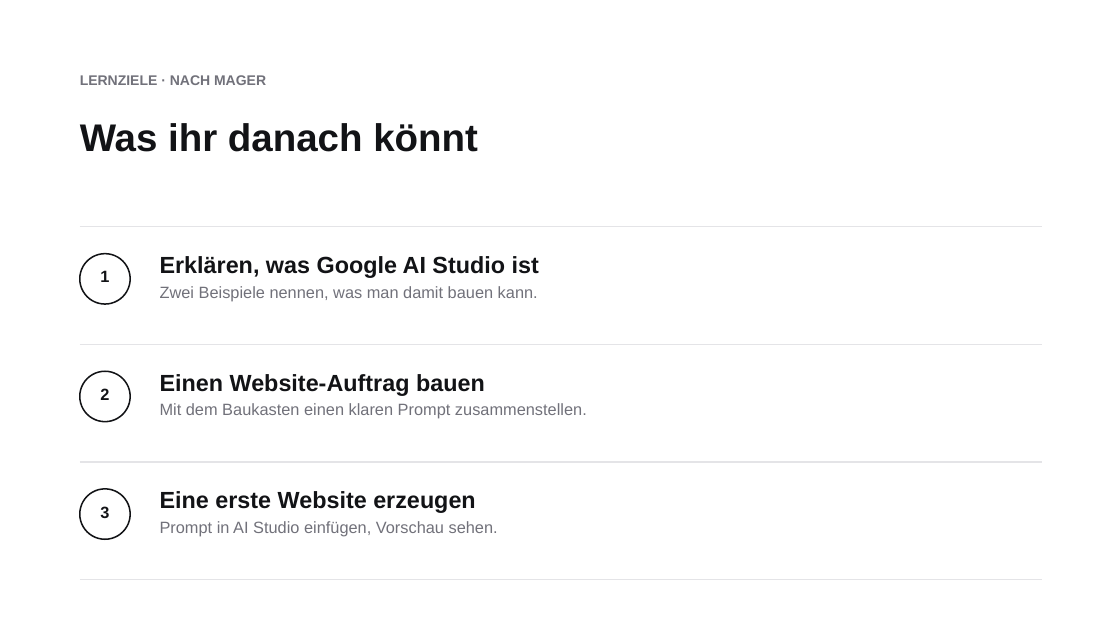
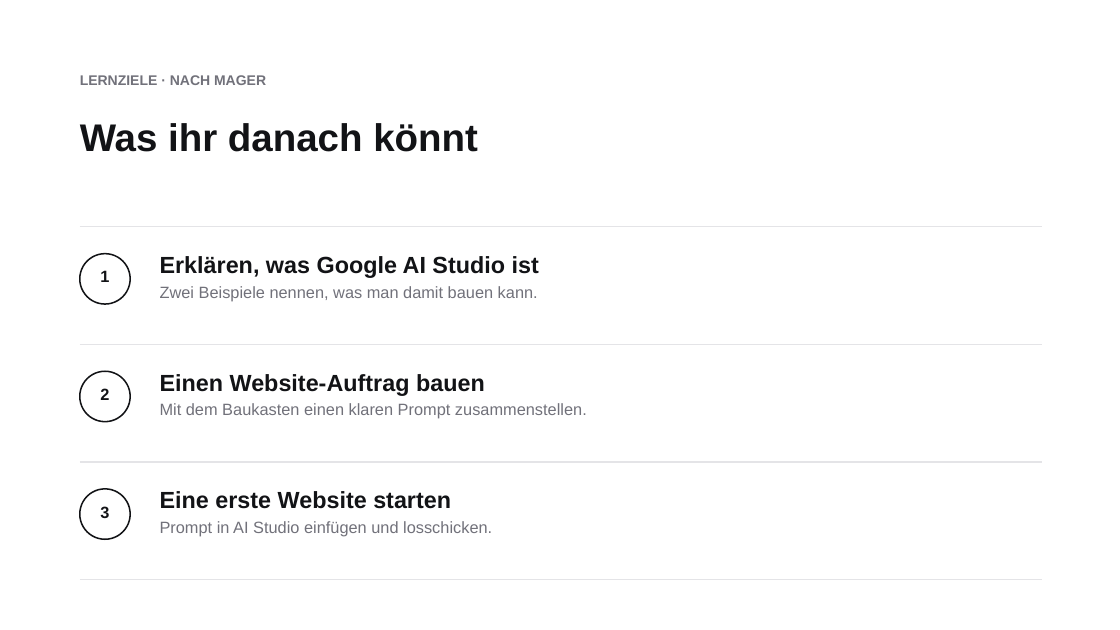
Before and after one commit to criseone/meine-website-ai-studio, a slide deck: slide 3 of unterlagen/slides.pptx (slide 4 before the commit). Drawn at 1120x630 pixels with LibreOffice and Linux fonts; fonts in the diff are those of the drawing. Boxes give left, top, right and bottom in pixels: in the first picture for what was removed or moved away, otherwise in the second. Text is boxed around its words. In the diff, an @@ line names an element or a change of style, - is before the commit and + after.

```diff
--- a/unterlagen/slides.pptx
+++ b/unterlagen/slides.pptx
@@ text at bbox=[160, 491, 492, 537]: text changed @@
-Eine erste Website erzeugen
-Prompt in AI Studio einfügen, Vorschau sehen.
+Eine erste Website starten
+Prompt in AI Studio einfügen und losschicken.
```
Also in this commit, not shown: 7 other slides changed, 8 other files.
